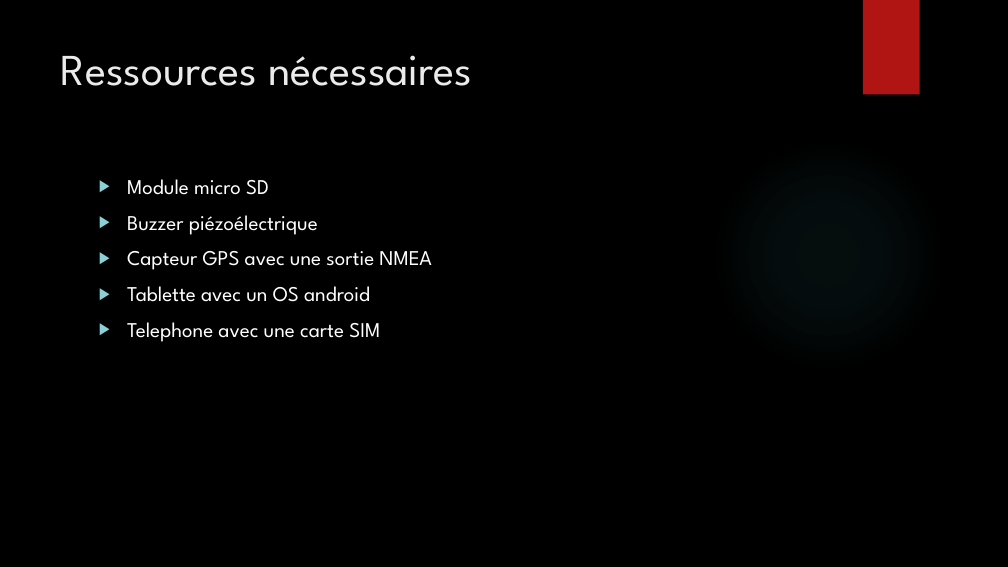
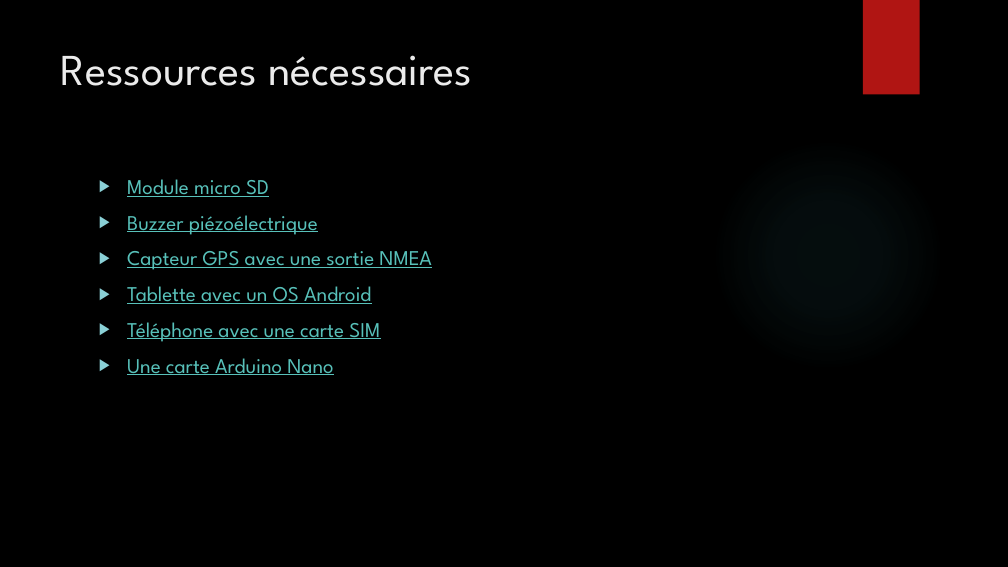
Before and after one commit to DoriolDenis/projetMotoConnectee, a slide deck: slide 10 of moto_connectee.pptx (slide 9 before the commit). Drawn at 1008x567 pixels with LibreOffice and Linux fonts; fonts in the diff are those of the drawing; background and template pictures are left out. Boxes give left, top, right and bottom in pixels: in the first picture for what was removed or moved away, otherwise in the second. Text is boxed around its words. In the diff, an @@ line names an element or a change of style, - is before the commit and + after.

```diff
--- a/moto_connectee.pptx
+++ b/moto_connectee.pptx
@@ text at (127, 179, 432, 270): text colour #FFFFFF to #58C1BA, underline on in "Module micro SD", "Buzzer piézoélectrique", "Capteur GPS avec une sortie NMEA" @@
@@ text at (127, 286, 380, 375): text changed; text colour #FFFFFF to #58C1BA @@
-▶ Tablette avec un OS android
-▶ Telephone avec une carte SIM
+▶ Tablette avec un OS Android
+▶ Téléphone avec une carte SIM
+▶ Une carte Arduino Nano
```
Also in this commit, not shown: 4 other slides changed, 11 slides added, 2 slides removed, 4 other files.
